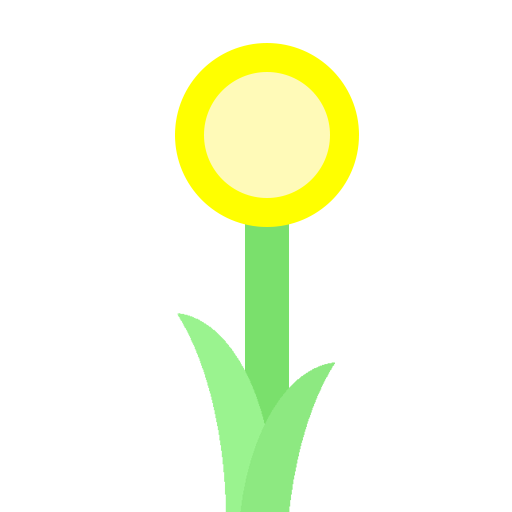
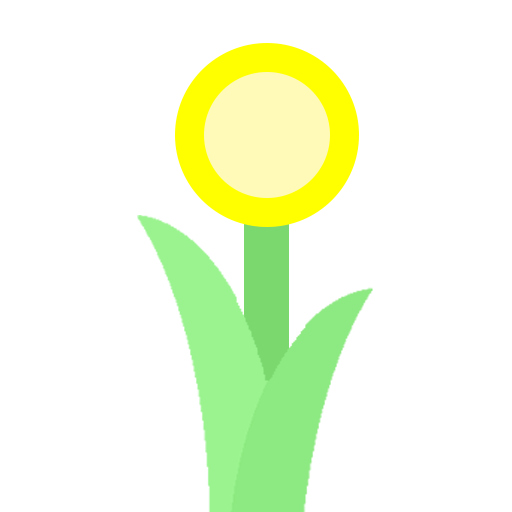
Layers edited between the first and the second 512×512 image:
added group "Body" with 2 layers over bbox(137, 215, 373, 512)
moved "Weed" into group "Body", painted on it over bbox(137, 215, 373, 512)
added layer "Stem" in group "Body" over bbox(244, 224, 289, 402)
